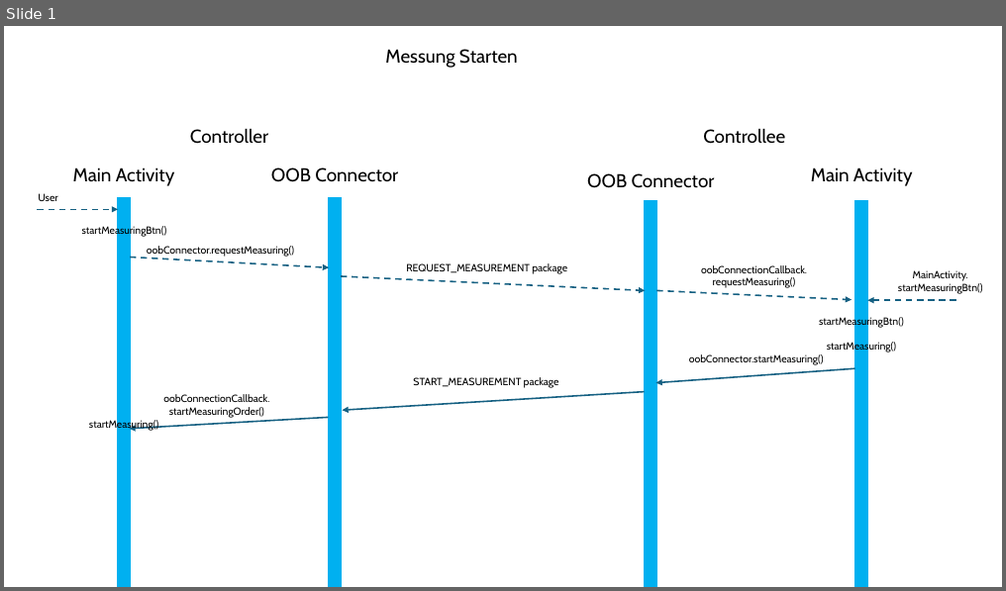
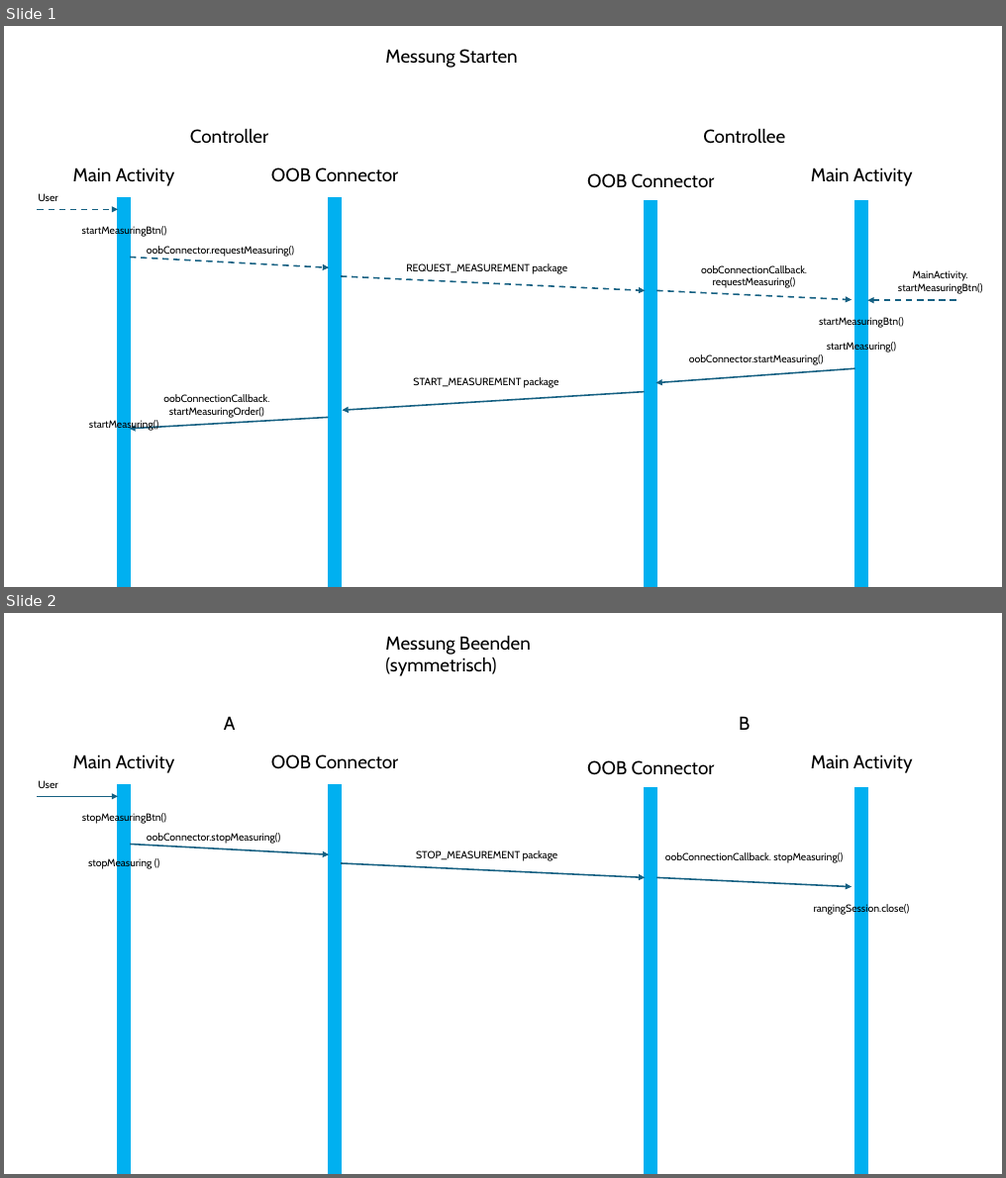
Before and after one commit to C-L-B-11/UWB_Test, a slide deck: Docs.pptx. Shown one above the other, each under a label of ours: slide 1 before the commit, slides 1 and 2 after it. The pictures are 1006x591 and 1006x1178 pixels, drawn with LibreOffice and Linux fonts; fonts in the diff are those of the drawing. Boxes give left, top, right and bottom in pixels: in the first picture for what was removed or moved away, otherwise in the second. Text is boxed around its words. In the diff, an @@ line names an element or a change of style, - is before the commit and + after.

```diff
--- a/Docs.pptx
+++ b/Docs.pptx
@@ slide 2 added at [4,613,1002,1174], background #FFFFFF @@
@@ text added at [385,635,531,676], 18 pt, text #000000 @@
+Messung Beenden (symmetrisch)
@@ text added at [224,716,236,730], 18 pt, text #000000 @@
+A
@@ text added at [739,716,749,730], 18 pt, text #000000 @@
+B
@@ text added at [73,755,175,773], 18 pt, text #000000 @@
+Main Activity
@@ text added at [271,755,398,769], 18 pt, text #000000 @@
+OOB Connector
@@ text added at [587,761,715,775], 18 pt, text #000000 @@
+OOB Connector
@@ text added at [811,755,913,773], 18 pt, text #000000 @@
+Main Activity
@@ text added at [38,780,57,788], 10 pt, text #000000 @@
+User
@@ rectangle added at [118,785,130,1174], fill #00B0F0, outline #00B0F0 1.5 pt @@
@@ rectangle added at [329,785,341,1174], fill #00B0F0, outline #00B0F0 1.5 pt @@
@@ rectangle added at [645,788,656,1174], fill #00B0F0, outline #00B0F0 1.5 pt @@
@@ rectangle added at [856,788,868,1174], fill #00B0F0, outline #00B0F0 1.5 pt @@
@@ arrow added from (37, 796) to (118, 796), #156082 1.5 pt @@
@@ text added at [82,812,166,824], 10 pt, text #000000 @@
+stopMeasuringBtn()
@@ arrow added from (130, 845) to (329, 855), #156082 1.5 pt @@
@@ text added at [147,833,280,845], 10 pt, text #000000 @@
+oobConnector.stopMeasuring()
@@ text added at [88,859,152,870], 10 pt, text #000000 @@
+stopMeasuring ()
@@ arrow added from (341, 863) to (645, 878), #156082 1.5 pt @@
@@ text added at [416,851,558,861], 10 pt, text #000000 @@
+STOP_MEASUREMENT package
@@ arrow added from (656, 878) to (851, 887), #156082 1.5 pt @@
@@ text added at [665,853,843,863], 10 pt, text #000000 @@
+oobConnectionCallback. stopMeasuring()
@@ text added at [814,903,910,915], 10 pt, text #000000 @@
+rangingSession.close()
```
Also in this commit, not shown: 2 other files.
